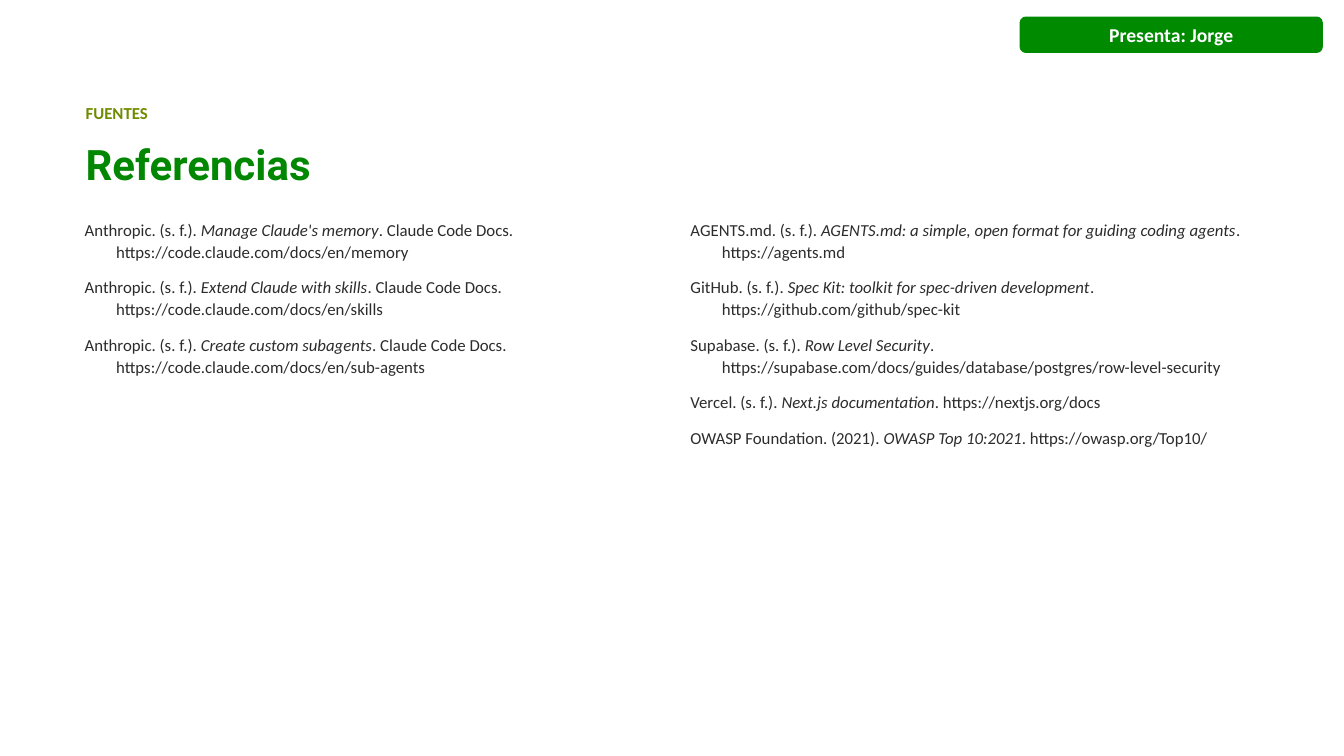
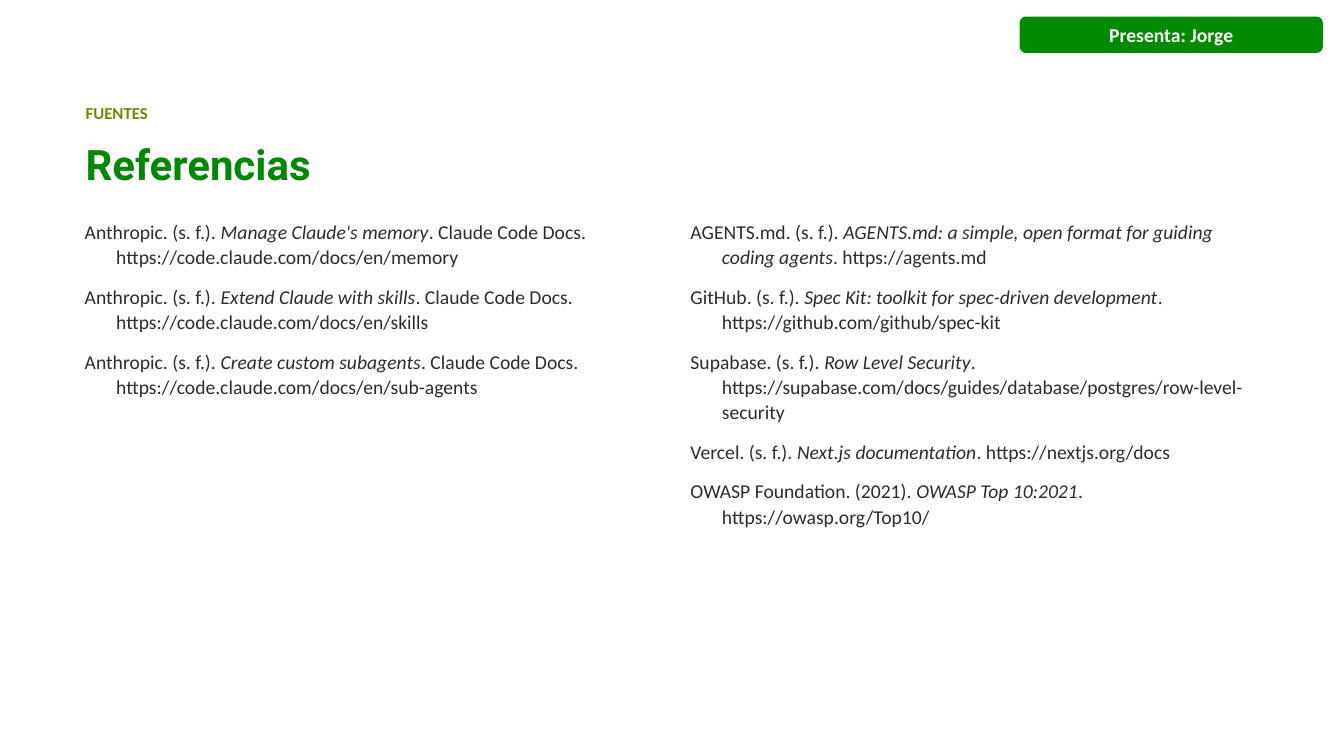
Before and after one commit to juandadevp/cuentasclaras, a slide deck: slide 15 of docs/Exposicion_Cuentas_Claras_con_responsables.pptx (slide 14 before the commit). Drawn at 1344x756 pixels with LibreOffice and Linux fonts; fonts in the diff are those of the drawing; background and template pictures are left out. Boxes give left, top, right and bottom in pixels: in the first picture for what was removed or moved away, otherwise in the second. Text is boxed around its words. In the diff, an @@ line names an element or a change of style, - is before the commit and + after.

```diff
--- a/docs/Exposicion_Cuentas_Claras_con_responsables.pptx
+++ b/docs/Exposicion_Cuentas_Claras_con_responsables.pptx
@@ text "Anthropic. (s. f.). Manage Claude's ..." at box(85, 225, 586, 398): size 12 to 14 pt @@
@@ text "AGENTS.md. (s. f.). AGENTS.md: a ..." at box(690, 225, 1242, 528): size 12 to 14 pt @@
```
Also in this commit, not shown: 4 other slides changed, 2 slides added, 1 slide removed, 1 other file.
